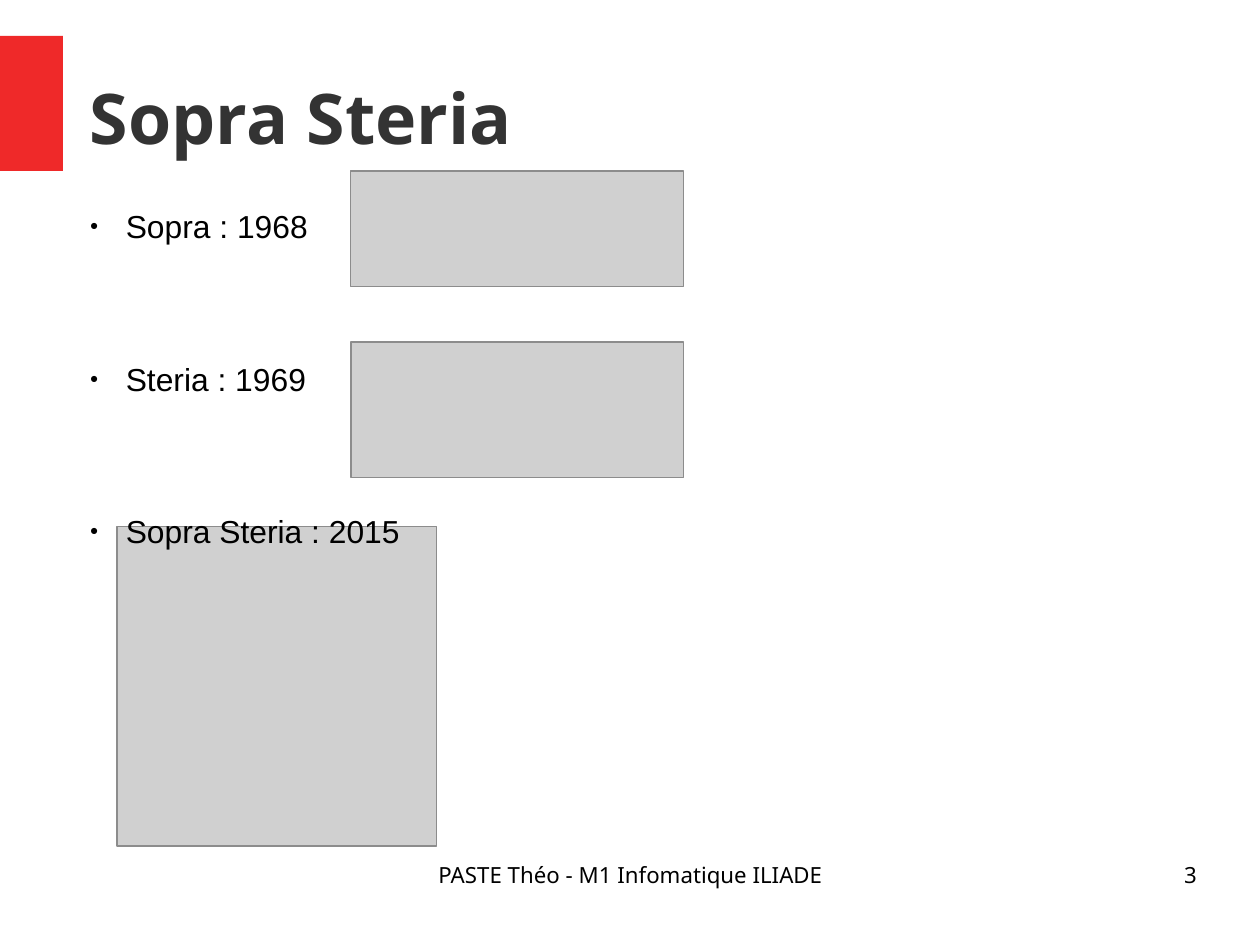
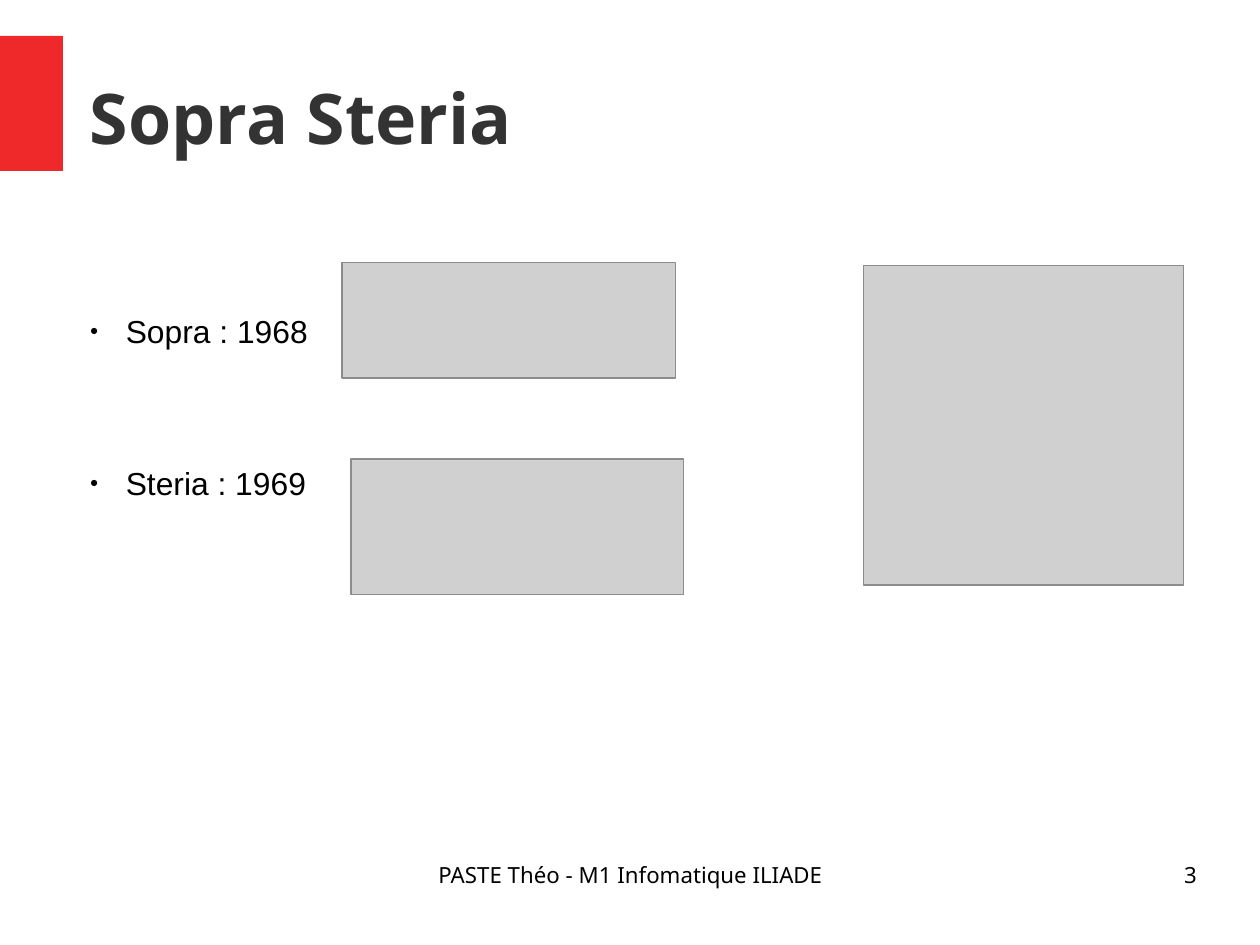
Before and after one commit to Narrateur/Rapport_de_Stage_M1, a slide deck: slide 3 of .gitbook/assets/Presentation_PASTE_Theo.odp. Drawn at 1260x945 pixels with LibreOffice and Linux fonts; fonts in the diff are those of the drawing; grey boxes stand for pictures. Boxes give left, top, right and bottom in pixels: in the first picture for what was removed or moved away, otherwise in the second. Text is boxed around its words. In the diff, an @@ line names an element or a change of style, - is before the commit and + after.

```diff
--- a/.gitbook/assets/Presentation_PASTE_Theo.odp
+++ b/.gitbook/assets/Presentation_PASTE_Theo.odp
@@ picture: place and size @@
-picture at (351, 172, 685, 287)
+picture at (342, 263, 676, 378)
@@ picture: place and size @@
-picture at (117, 526, 437, 846)
+picture at (864, 265, 1185, 585)
@@ subtitle "Sopra : 1968": place and size @@
-subtitle "Sopra : 1968" at (126, 215, 400, 549)
+subtitle "Sopra : 1968" at (126, 320, 308, 496)
@@ picture: place and size @@
-picture at (351, 342, 684, 478)
+picture at (351, 460, 684, 596)
@@ subtitle at (126, 518, 400, 549): paragraph removed @@
-● Sopra Steria : 2015
```
Also in this commit, not shown: 4 other slides changed, 1 other file.
